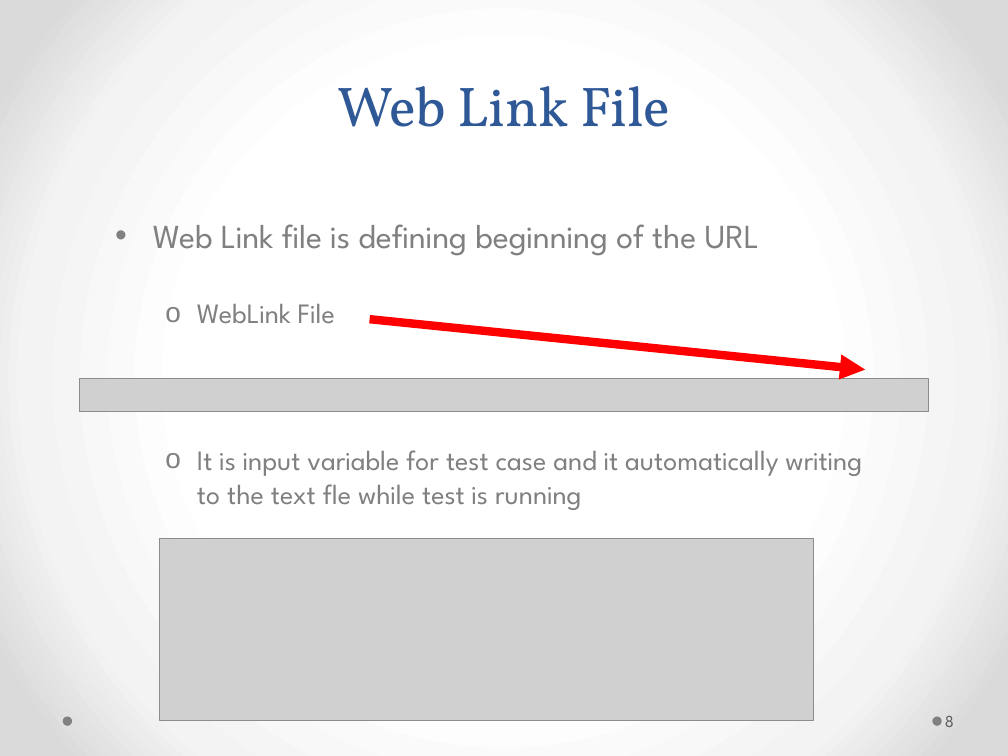
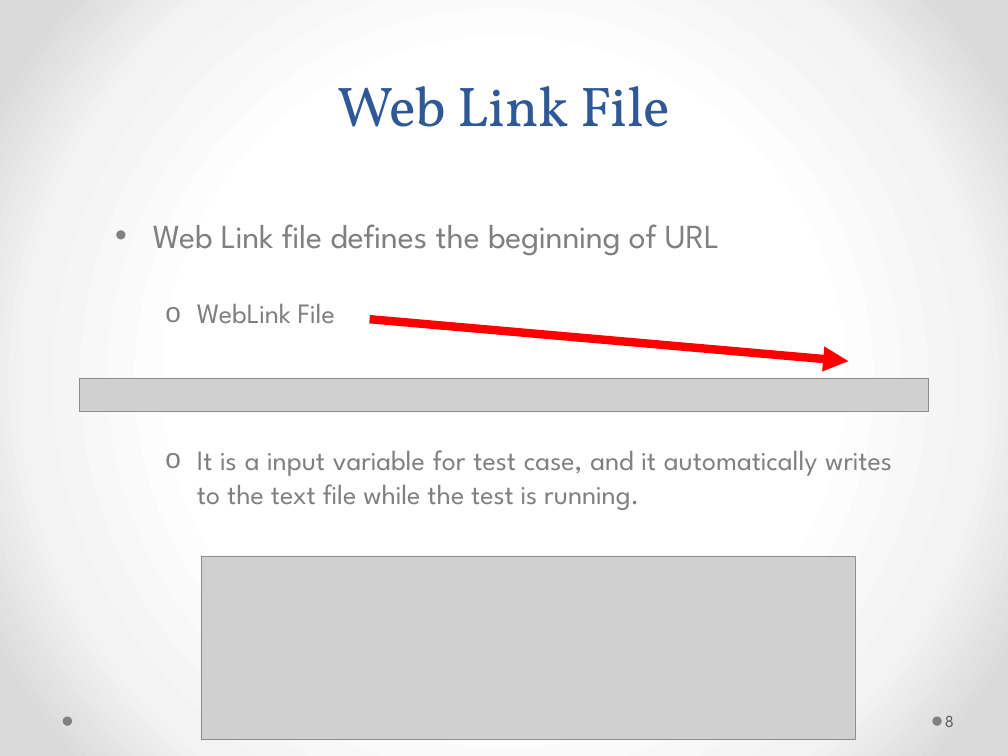
Before and after one commit to genehas/CENG552-SwTesting, a slide deck: slide 8 of jarFolder/CENG552PresentationBurcuGökçe.pptx. Drawn at 1008x756 pixels with LibreOffice and Linux fonts; fonts in the diff are those of the drawing; grey boxes stand for pictures. Boxes give left, top, right and bottom in pixels: in the first picture for what was removed or moved away, otherwise in the second. Text is boxed around its words. In the diff, an @@ line names an element or a change of style, - is before the commit and + after.

```diff
--- a/jarFolder/CENG552PresentationBurcuGökçe.pptx
+++ b/jarFolder/CENG552PresentationBurcuGökçe.pptx
@@ text at bbox=[153, 224, 720, 256]: text changed @@
-• Web Link file is defining beginning of the URL
+• Web Link file defines the beginning of URL
@@ arrow moved from (370, 320) - (865, 370) to (370, 320) - (849, 361) @@
@@ text at bbox=[197, 450, 892, 510]: text changed @@
-  o It is input variable for test case and it automatically writing to the text fle while test is running
+  o It is a input variable for test case, and it automatically writes to the text file while the test is running.
@@ picture: place and size @@
-picture at bbox=[159, 538, 813, 721]
+picture at bbox=[202, 556, 856, 739]
```
Also in this commit, not shown: 12 other slides changed.
